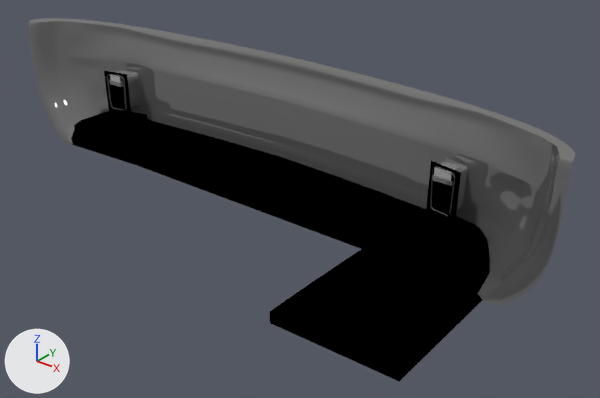
The Blender file content/cars/nissan_rs13/rearbumper_bashbar.blend: old version first, new version second.
The view is the same before and after, from a 50 mm lens placed at (1.268, 0.657, 0.993), pointed at (0.155, 2.048, 0.13). Lighting does not change. The marker at lower left points along +X, +Y and +Z.

Script lines for the objects in view, before the commit:
```python
mat_paint = principled_material('paint')
mat_paint.base_color = (0.256, 0.256, 0.256)  # grey #8a8a8a
mat_paint.metallic = 0.6
mat_paint.roughness = 0.0
mat_paint.specular_ior_level = 1.0
me_cylinder_005 = bpy.data.meshes.new('Cylinder.005')
me_cylinder_005.from_pydata(...)  # 1125 vertices, 1054 faces, 5 loose edges; spans x -105.0..105.0, y 262.0..289.0, z 26.0..146.0
me_cylinder_005.materials.append(mat_paint)  # grey #8a8a8a
me_icosphere_002 = bpy.data.meshes.new('Icosphere.002')
me_icosphere_002.from_pydata(...)  # 5592 vertices, 8442 faces, 3 loose edges; spans x -38.9..38.9, y 71.7..79.2, z 2.5..18.2
me_icosphere_002.polygons.foreach_set('use_smooth', [True] * 8442)
me_icosphere_002.materials.append(mat_paint)  # grey #8a8a8a
me_nis_240sx_94_lod0_body_body__005 = bpy.data.meshes.new('nis_240sx_94_lod0_body_body_.005')
me_nis_240sx_94_lod0_body_body__005.from_pydata(...)  # 138 vertices, 102 faces, 3 loose edges; spans x -0.664..0.755, y 0.047..0.305, z 1.695..2.154
me_nis_240sx_94_lod0_body_body__005.materials.append(mat_mateblack)  # black #000000
ob_bashbar = bpy.data.objects.new('bashbar', me_icosphere_002)
ob_bashbar.location = (0.0, 0.0, 0.0)
ob_bashbar.scale = (0.0198, 0.0288, 0.0178)
ob_nobumper = bpy.data.objects.new('nobumper', me_cylinder_005)
ob_nobumper.location = (0.0, 0.0, 0.0)
ob_nobumper.scale = (0.0076, 0.0076, 0.00288)
ob_undercarriage = bpy.data.objects.new('undercarriage', me_nis_240sx_94_lod0_body_body__005)
ob_undercarriage.location = (0.0, 0.0, 0.0)
ob_undercarriage.rotation_euler = (1.571, 0.0, -3.142)  # degrees (90, 0, -180)
ob_undercarriage.scale = (1.0, 1.0, 1.0)
```
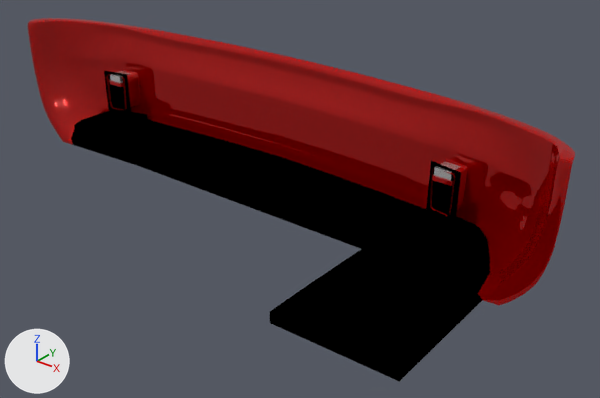
The edits, one by one:
Material 'paint' (mat_paint) changes colour from grey #8a8a8a to red #bc0000; in linear values from (0.256, 0.256, 0.256) to (0.503, 0.0, 0.0).

Where the change shows, as pixel boxes (x1, y1, x2, y2) in the pictures (600 x 398 px):
'nobumper', recoloured (grey to red)
    both: (28, 18, 575, 305)
'bashbar', recoloured (grey to red)
    both: (109, 80, 453, 186)
